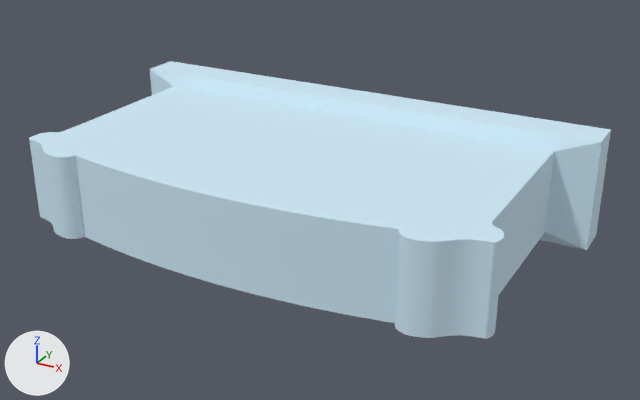
The FBX model Unity Project/Giroux-CAP6117-SANC - crown/Assets/Models/LOD Headstones/PA-161-F.fbx: old version first, new version second.
Before and after are seen from a 50 mm camera at (1.299, -2.681, 1.07) aimed at (0.07, -0.447, -0.048). The axes (+X, +Y, +Z) are drawn at lower left. The lights are the same throughout. The older version comes first. Objects named as collision shapes, trigger or cutter boxes, shadow casters or lower levels of detail are left out. Where no turn or scale is listed for an object, it has been applied to the vertices.

In view in the first picture: 'PA-161-F_LOD0'.
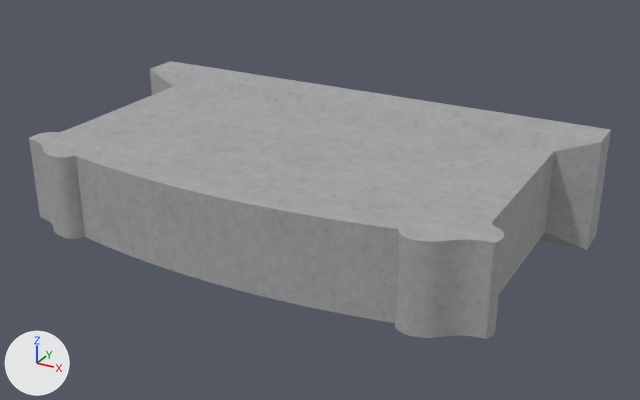
The edits, one by one:
Picture 'A-161-F.png' (img_a_161_f_png) is new.
Material '0.615686_0.811765_0.929412_0.000000_0.107' (mat_0_615686_0_811765_0_929412_0_000000_0_107) is new.
Its texture is img_a_161_f_png.
Its roughness is 0.859.
me_mesh5 has 738 vertices, 1472 faces and spans x -0.84..0.84, y -0.92..0.0, z -0.18..0.18.
me_mesh5 no longer uses material mat_0_615686_0_811765_0_929412_0_000000_0_000000 (blue #cee9f7).
me_mesh5 gains material mat_0_615686_0_811765_0_929412_0_000000_0_107 (picture img_a_161_f_png).

Location of each change, [x1, y1, x2, y2] in pixels of the pictures (640 x 400 px):
'PA-161-F_LOD0', recoloured (blue to grey): [29, 61, 611, 339] in both
